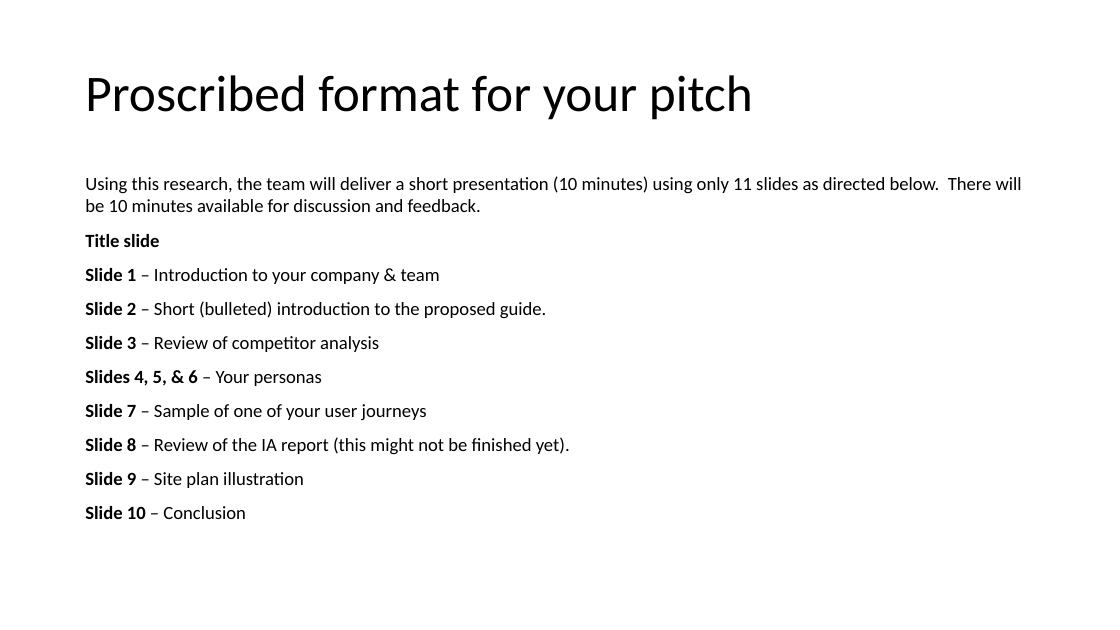
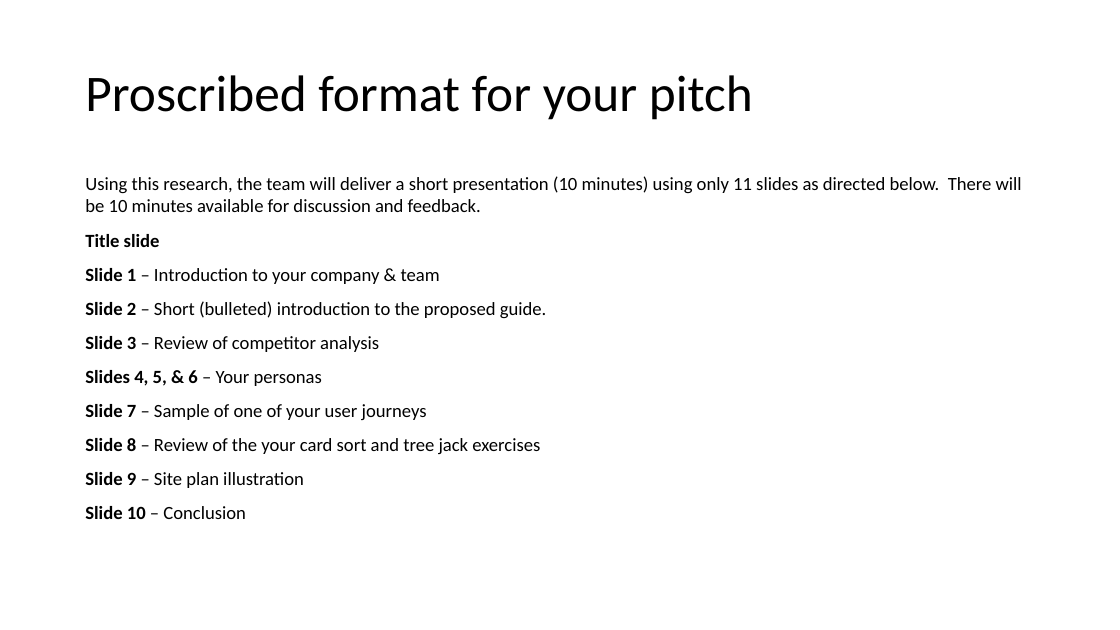
Before and after one commit to GeorgeGray97/level5-portfolio, a slide deck: slide 1 of templates/template_sp2_presentation.pptx. Drawn at 1120x630 pixels with LibreOffice and Linux fonts; fonts in the diff are those of the drawing. Boxes give left, top, right and bottom in pixels: in the first picture for what was removed or moved away, otherwise in the second. Text is boxed around its words. In the diff, an @@ line names an element or a change of style, - is before the commit and + after.

Commit message:
sp2 review and updates

```diff
--- a/templates/template_sp2_presentation.pptx
+++ b/templates/template_sp2_presentation.pptx
@@ text at [85,438,540,454]: text changed @@
-Slide 8 – Review of the IA report (this might not be finished yet).
+Slide 8 – Review of the your card sort and tree jack exercises
```
Also in this commit, not shown: 1 other file.
